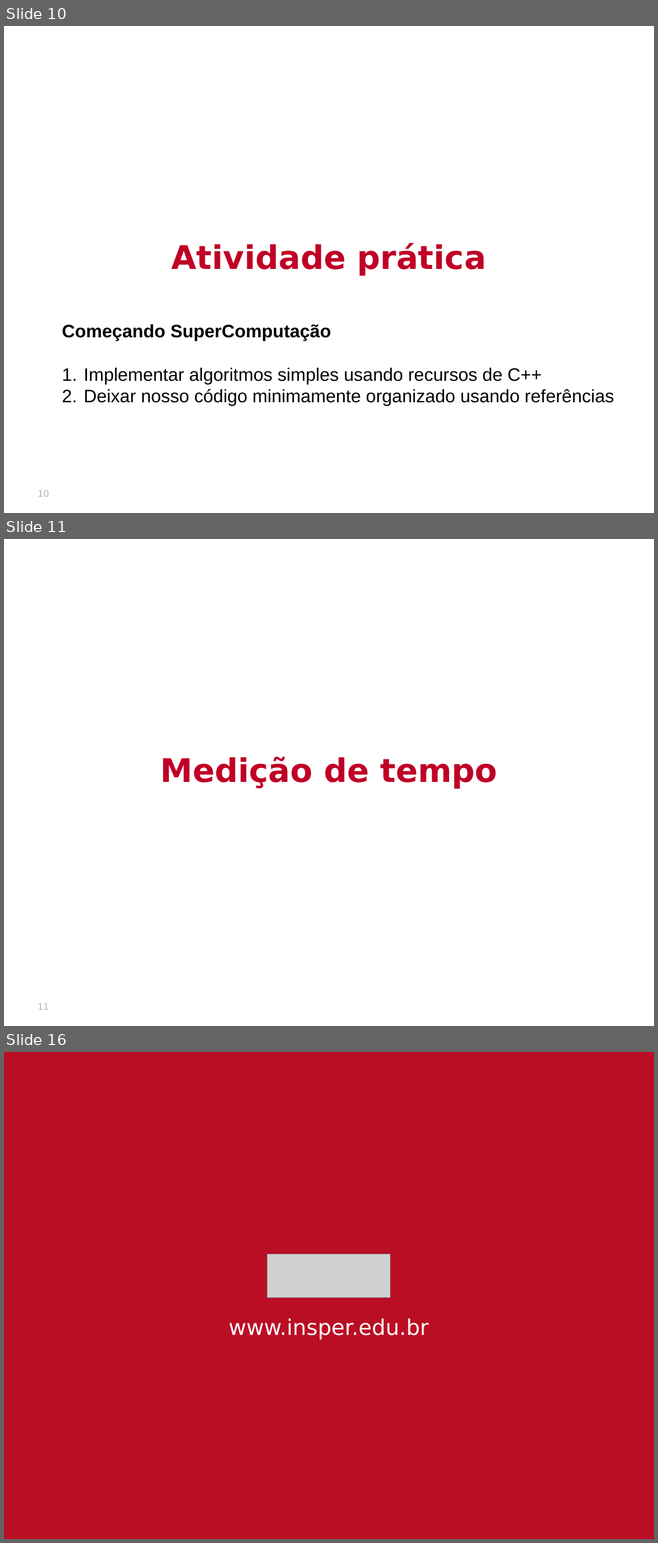
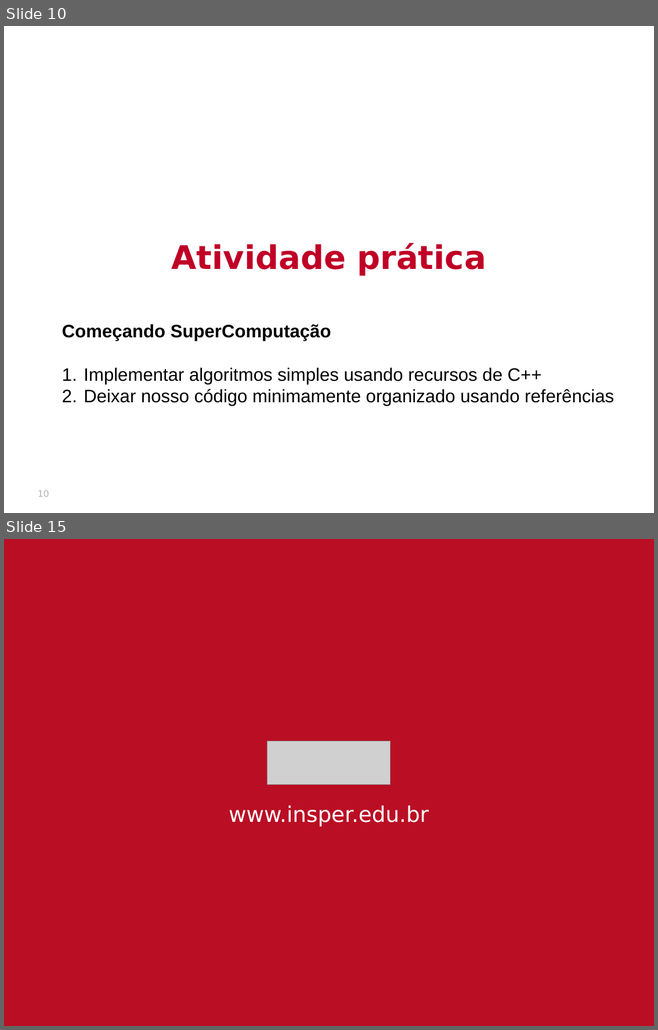
Before and after one commit to thalials/supercomp, a slide deck: aulas/02-desempenho/slides.pptx. Shown one above the other, each under a label of ours: slides 10, 11 and 16 before the commit, slides 10 and 15 after it; the slides between them are not shown. The pictures are 658x1543 and 658x1030 pixels, drawn with LibreOffice and Linux fonts; fonts in the diff are those of the drawing; grey boxes stand for pictures; background and template pictures are left out. Boxes give left, top, right and bottom in pixels: in the first picture for what was removed or moved away, otherwise in the second. Text is boxed around its words. In the diff, an @@ line names an element or a change of style, - is before the commit and + after.

```diff
--- a/aulas/02-desempenho/slides.pptx
+++ b/aulas/02-desempenho/slides.pptx
@@ slide 11 removed at (4, 539, 654, 1026), background picture (left out) @@
@@ text removed at (160, 756, 498, 788) @@
-Medição de tempo
@@ page number removed at (38, 1004, 49, 1010) @@
-11
@@ what was slide 16 is now slide 15 @@
```
Also in this commit, not shown: 1 slide changed, 4 slides added, 4 other slides removed, 14 other files.
